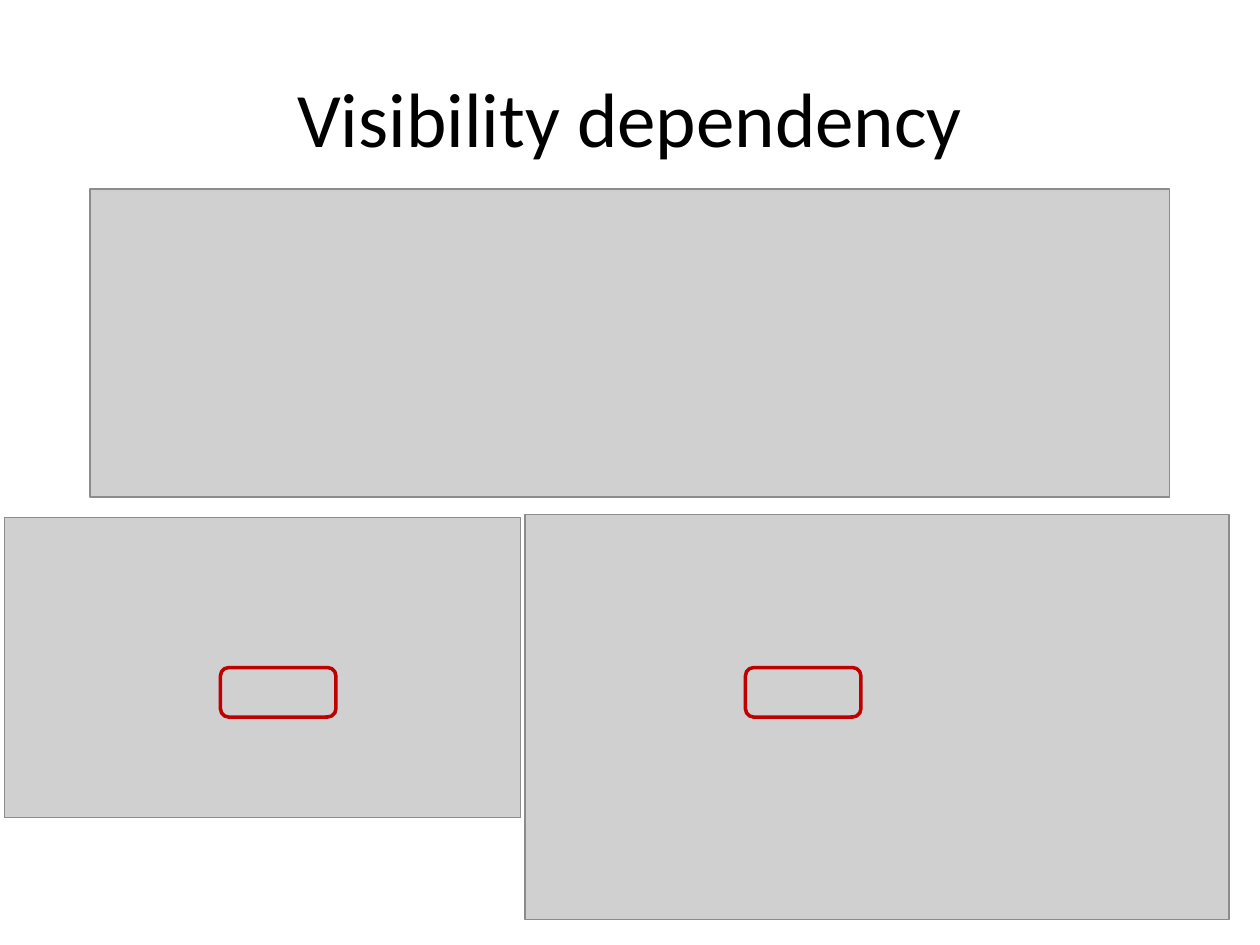
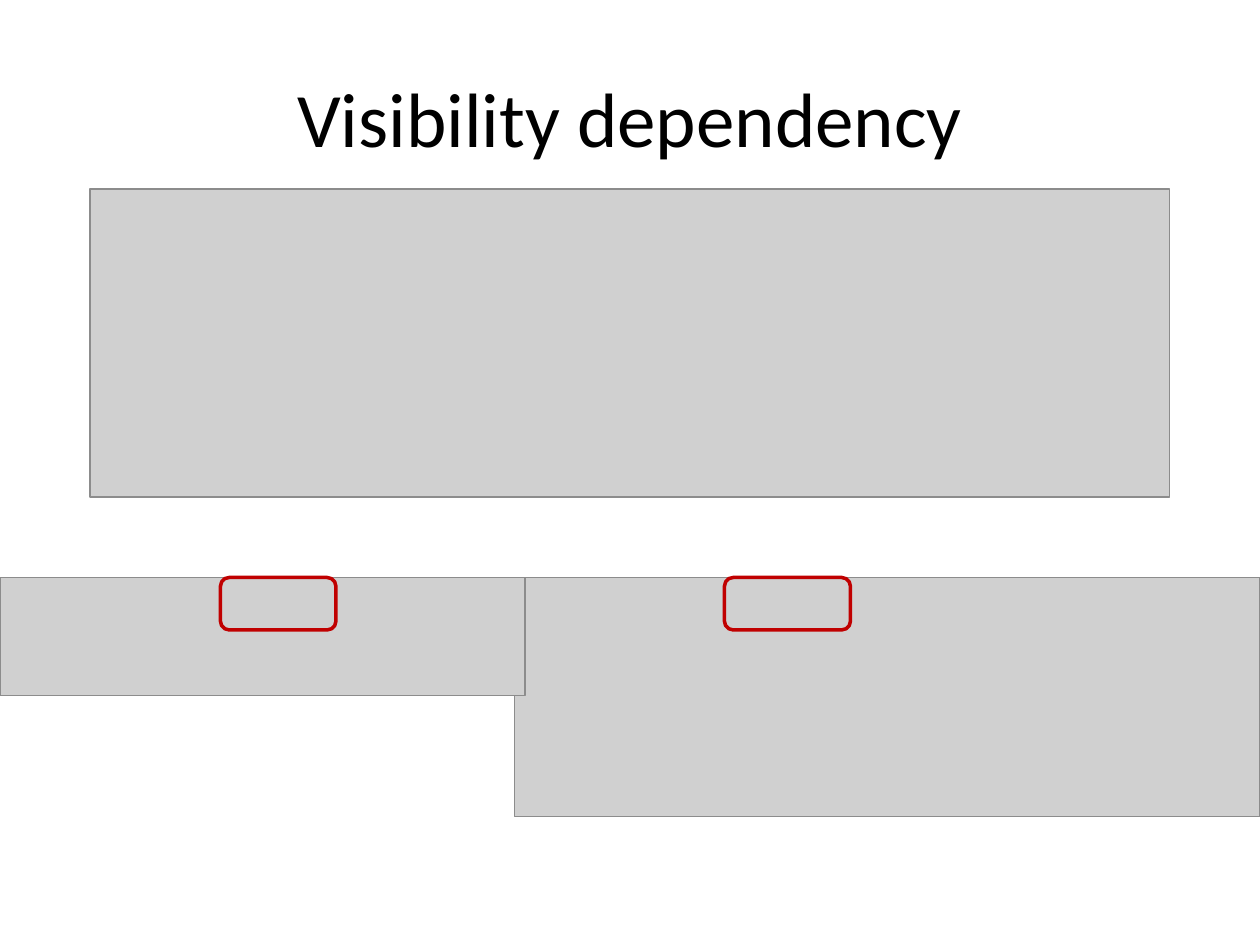
Before and after one commit to lesfurets/mdl4ui, a slide deck: slide 29 of mdl4ui-docs/mdl4ui_cg2013.pptx (slide 30 before the commit). Drawn at 1260x945 pixels with LibreOffice and Linux fonts; fonts in the diff are those of the drawing; grey boxes stand for pictures; background and template pictures are left out. Boxes give left, top, right and bottom in pixels: in the first picture for what was removed or moved away, otherwise in the second. Text is boxed around its words. In the diff, an @@ line names an element or a change of style, - is before the commit and + after.

Commit message:
live coding steps update
slides update
screenshot update

```diff
--- a/mdl4ui-docs/mdl4ui_cg2013.pptx
+++ b/mdl4ui-docs/mdl4ui_cg2013.pptx
@@ picture removed at (4, 518, 520, 818) @@
@@ picture added at (0, 577, 525, 696) @@
@@ rounded rectangle: place and size @@
-rounded rectangle at (220, 668, 336, 717)
+rounded rectangle at (220, 577, 336, 630)
@@ picture: place and size @@
-picture at (525, 514, 1230, 920)
+picture at (514, 577, 1260, 816)
@@ rounded rectangle: place and size @@
-rounded rectangle at (746, 668, 862, 717)
+rounded rectangle at (724, 577, 850, 630)
```
Also in this commit, not shown: 10 other slides changed, 1 slide added, 1 slide removed, 3 other files.
